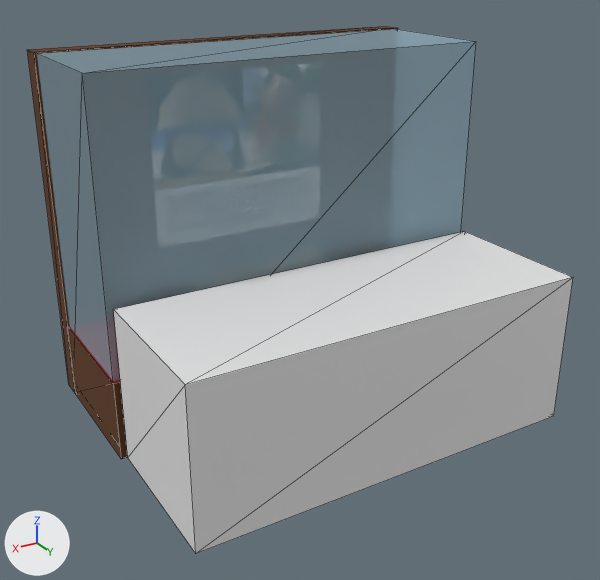
The glTF model theroom/excersizes/museum/montre_runesten.gltf as it was, and as the next commit left it.
Camera for both pictures: a 50 mm camera at (5.06, 9.58, 5.95) aimed at (0.04, 1.22, 1.77). Arrows for +X, +Y and +Z are at lower left; the lights stay in place. Mesh edges are drawn as thin lines. Where no turn or scale is listed for an object, it has been applied to the vertices.

Names of what the first picture shows: 'Cube.001', 'Cube.006', 'front.zone', 'glass.001'.
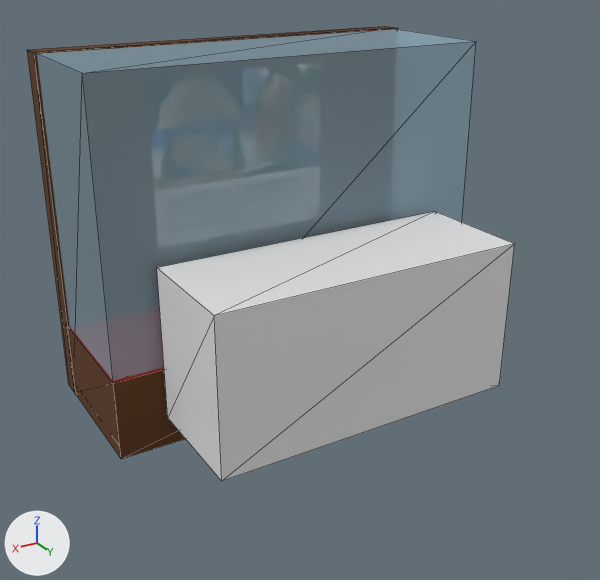
What the commit changed:
Object 'front.zone' (ob_front_zone) moves from (-0.14, 2.14, 1.04) to (-0.14, 1.89, 1.42).
Object 'front.zone' (ob_front_zone) is rescaled from (2.6, 1.0, 1.0) to (2.04, 0.762, 1.0).

Location of each change, (x1, y1, x2, y2) in pixels of the pictures (600 x 580 px):
'front.zone', moved, rescaled (22% narrower, 16% shorter): before (113, 231, 573, 553); after (157, 211, 514, 481)
